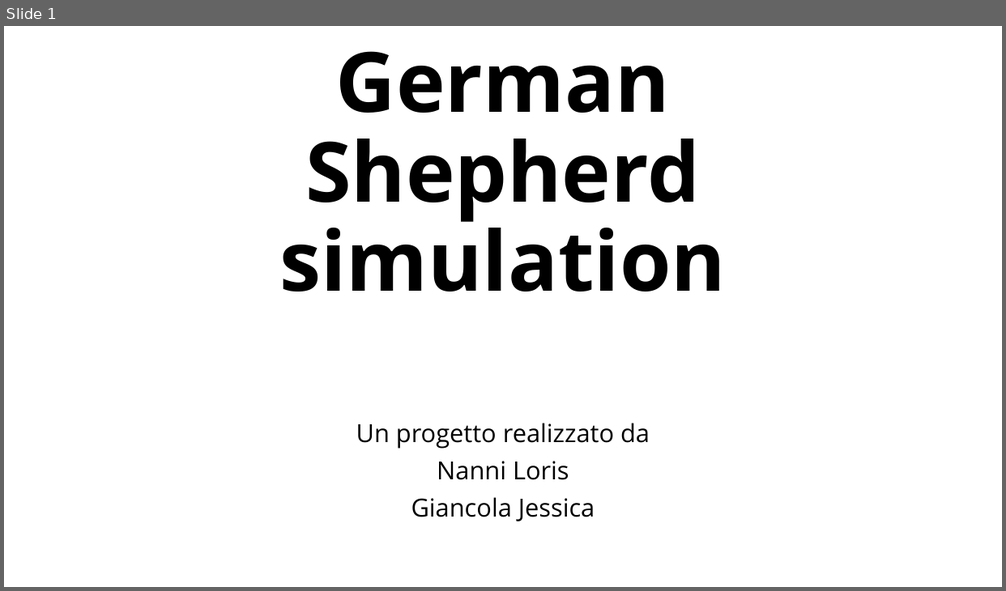
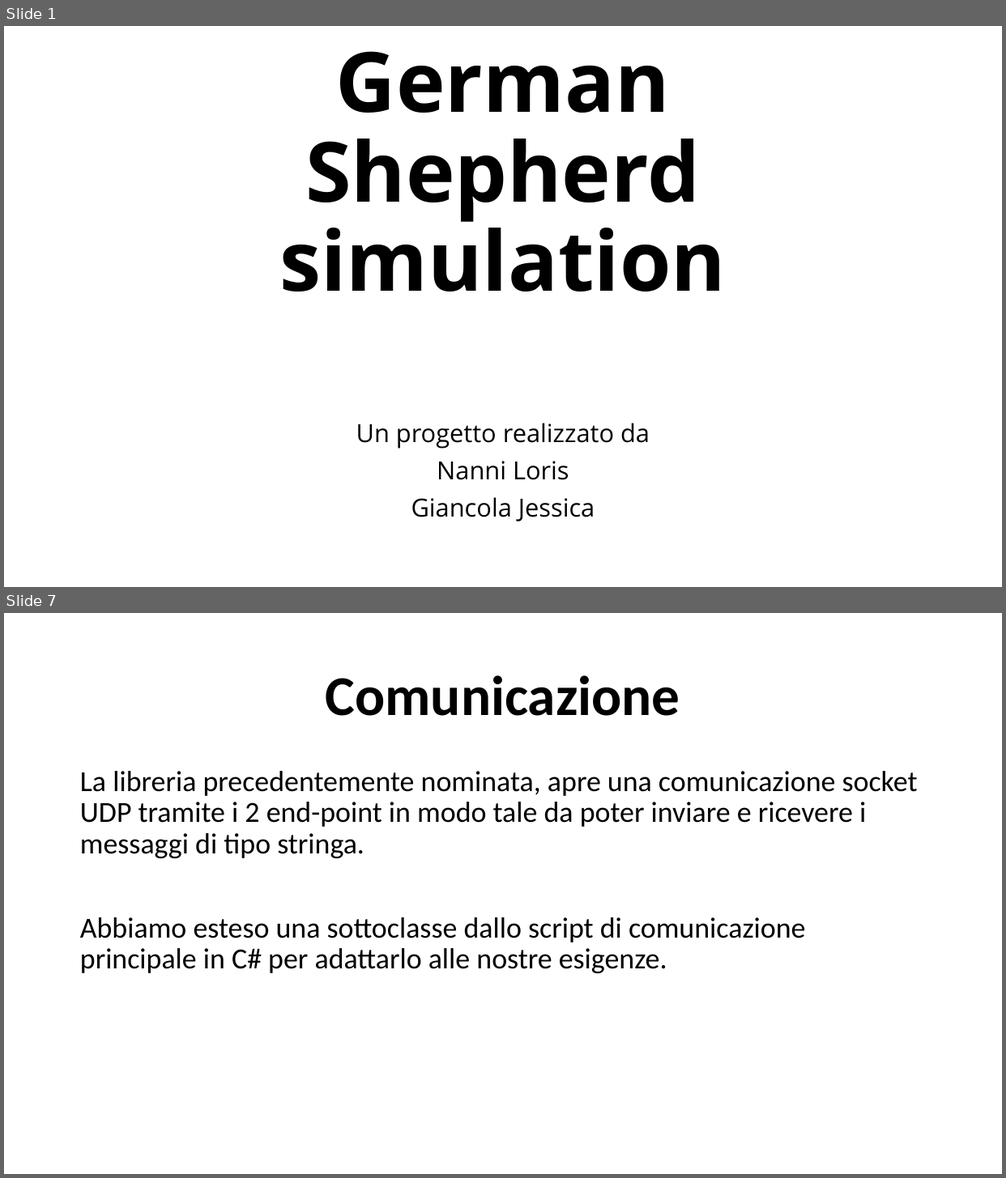
Before and after one commit to LorisNanni91/ProgettoRobotica, a slide deck: Presentazione progetto.pptx. Shown one above the other, each under a label of ours: slide 1 before the commit, slides 1 and 7 after it; the slides between them are not shown. The pictures are 1006x591 and 1006x1178 pixels, drawn with LibreOffice and Linux fonts; fonts in the diff are those of the drawing. Boxes give left, top, right and bottom in pixels: in the first picture for what was removed or moved away, otherwise in the second. Text is boxed around its words. In the diff, an @@ line names an element or a change of style, - is before the commit and + after.

```diff
--- a/Presentazione progetto.pptx
+++ b/Presentazione progetto.pptx
@@ slide 7 added at bbox=[4, 613, 1002, 1174], background #FFFFFF @@
@@ title added at bbox=[326, 675, 680, 716], 54 pt, text #000000, bold @@
+Comunicazione
@@ text added at bbox=[80, 771, 918, 973], 28 pt, text #000000 @@
+La libreria precedentemente nominata, apre una comunicazione socket UDP tramite i 2 end-point in modo tale da poter inviare e ricevere i messaggi di tipo stringa.
+Abbiamo esteso una sottoclasse dallo script di comunicazione principale in C# per adattarlo alle nostre esigenze.
```
Also in this commit, not shown: 1 slide changed, 11 other slides added, 1 slide removed, 54 other files.
